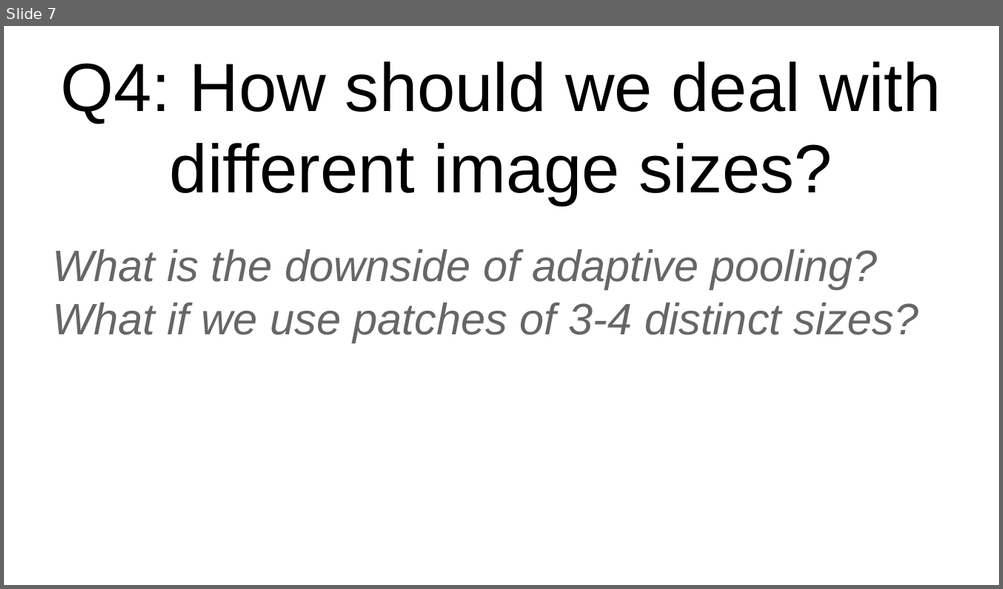
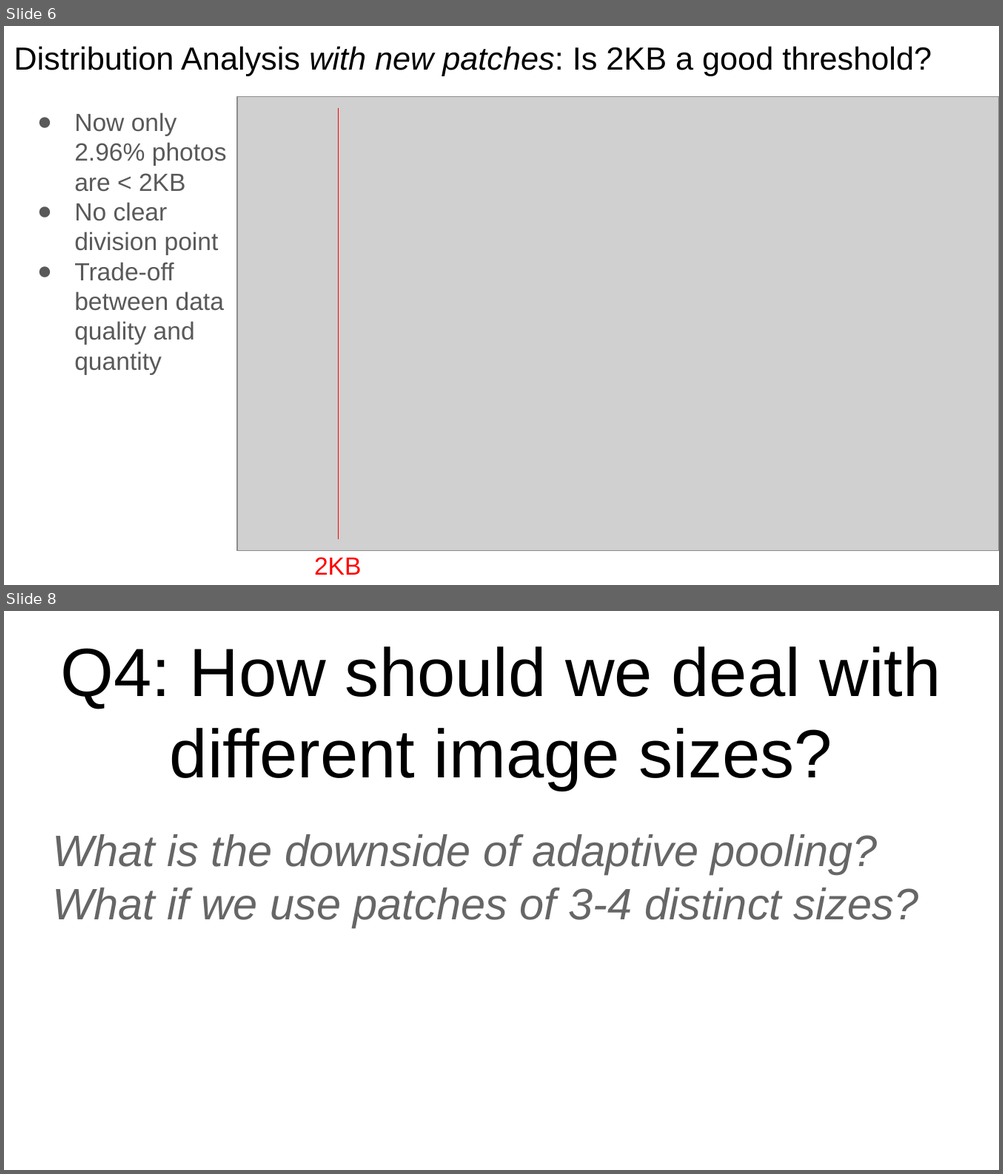
Before and after one commit to arvindkrishna87/STAT390_SP25_CMIL, a slide deck: ML/David/Managing Different Image Sizes.pptx. Shown one above the other, each under a label of ours: slide 7 before the commit, slides 6 and 8 after it; the slides between them are not shown. The pictures are 1003x589 and 1003x1174 pixels, drawn with LibreOffice and Linux fonts; fonts in the diff are those of the drawing; grey boxes stand for pictures. Boxes give left, top, right and bottom in pixels: in the first picture for what was removed or moved away, otherwise in the second. Text is boxed around its words. In the diff, an @@ line names an element or a change of style, - is before the commit and + after.

Commit message:
updated powerpoint with new patch data

```diff
--- a/ML/David/Managing Different Image Sizes.pptx
+++ b/ML/David/Managing Different Image Sizes.pptx
@@ slide 6 added at (4,26,999,585), background #FFFFFF @@
@@ title added at (14,46,931,76), 23.2 pt, text #000000 @@
+Distribution Analysis with new patches: Is 2KB a good threshold?
@@ text added at (74,113,227,375), 18 pt, text #595959 @@
+● Now only 2.96% photos are < 2KB
+● No clear division point
+● Trade-off between data quality and quantity
@@ picture added at (236,96,999,551) @@
@@ line added from (338, 540) to (338, 107), #FF0000 0.75 pt @@
@@ text added at (314,557,361,575), 18 pt, text #FF0000 @@
+2KB
@@ what was slide 7 is now slide 8 @@
```
Also in this commit, not shown: 2 slides changed.
